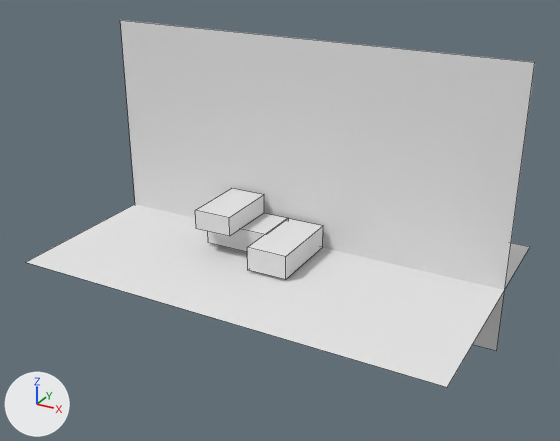
An edit to the Blender file cw1/blender/project.blend, drawn before and after from the same camera.
The view is the same before and after, from a camera (50 mm lens) standing at (4.15, -7.48, 4.19) and looking at (0.42, -0.7, 0.79). Arrows for +X, +Y and +Z are at lower left; the lights stay in place. Mesh edges are drawn as thin lines.

In view in the first picture: '23box', 'backg', 'floor', 'greenbox', 'micbox'.
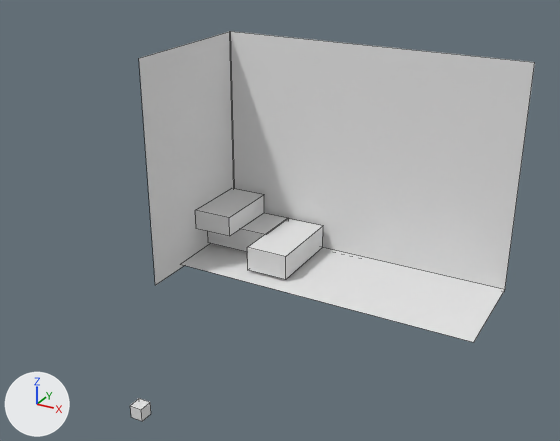
Patch to the scene script:
```diff
--- a/cw1/blender/project.blend.py
+++ b/cw1/blender/project.blend.py
@@ mat_grey_001 @@
+mat_grey_001 = diffuse_material('GREY.001')
+mat_grey_001.base_color = (0.8, 0.8, 0.8)  # white #e7e7e7
@@ me_plane @@
 me_plane.from_pydata(...)  # 4 vertices, 1 face; spans x -1.78..3.41, y -1.33..2.01, z 0.0
 # used by ob_floor; location = (-0.732, -0.344, 0.008)
-me_plane.vertices[0].co = (-1.78, -1.33, 0.0)  # pixel (25, 262)
-me_plane.vertices[1].co = (3.41, -1.33, 0.0)  # pixel (447, 387)
-me_plane.vertices[2].co = (-1.78, 2.01, 0.0)
-me_plane.vertices[3].co = (3.41, 2.01, 0.0)  # pixel (530, 246)
+# me_plane part 1
+me_plane.vertices[0].co = (-0.13, -0.48, 0.0)  # pixel (180, 264)
+me_plane.vertices[1].co = (3.41, -0.48, 0.0)  # pixel (473, 342)
+me_plane.vertices[2].co = (-0.13, 0.76, 0.0)
+me_plane.vertices[3].co = (3.41, 0.76, 0.0)  # pixel (505, 289)
 me_plane.materials.append(mat_grey)
@@ me_plane_001 @@
 me_plane_001.from_pydata(...)  # 4 vertices, 1 face; spans x -1.78..3.41, y -1.33..2.01, z 0.0
 # used by ob_backg; location = (-0.732, 0.4, 0.537); rotation_euler = (1.571, 0.0, 0.0), in degrees (90, 0, 0)
-me_plane_001.vertices[0].co = (-1.78, -1.33, 0.0)
-me_plane_001.vertices[1].co = (3.41, -1.33, 0.0)  # pixel (496, 350)
-me_plane_001.vertices[2].co = (-1.78, 2.01, 0.0)  # pixel (120, 20)
+# me_plane_001 part 2
+me_plane_001.vertices[0].co = (-0.13, -0.55, 0.0)
+me_plane_001.vertices[1].co = (3.41, -0.55, 0.0)  # pixel (504, 291)
+me_plane_001.vertices[2].co = (-0.13, 2.01, 0.0)  # pixel (229, 31)
 me_plane_001.materials.append(mat_grey)
@@ me_plane_002 @@
+me_plane_002.from_pydata([(-0.13, 0.28, 0.0), (2.46, 0.28, 0.0), (-0.13, 2.01, 0.0), (2.46, 2.01, 0.0)], [], [(0, 1, 3, 2)])
+me_plane_002.materials.append(mat_grey_001)  # white #e7e7e7
@@ me_cube_005 @@
+me_cube_005.from_pydata(...)  # a box spanning x -1.0..1.0, y -1.0..1.0, z -1.0..1.0
@@ ob_leftside @@
+ob_leftside = bpy.data.objects.new('leftside', me_plane_002)
+ob_leftside.location = (-0.858, -1.593, 0.08)
+ob_leftside.rotation_euler = (0.0, -1.571, 0.0)  # degrees (0, -90, 0)
@@ ob_dummy_spotlight @@
+ob_dummy_spotlight = bpy.data.objects.new('dummy_spotlight', me_cube_005)
+ob_dummy_spotlight.location = (0.491, -3.291, 0.041)
+ob_dummy_spotlight.scale = (0.06, 0.06, 0.06)
```

Boxes [x1, y1, x2, y2] around the edits, measured in the pictures (560 x 441 px):
'backg', reshaped (26% narrower, 21% shorter): before [120, 20, 535, 351]; after [230, 31, 535, 292]
'floor', reshaped (36% narrower, 46% shorter): before [26, 204, 530, 387]; after [181, 244, 504, 342]
'leftside', added: after [139, 31, 234, 285]
'dummy_spotlight', added: after [130, 398, 151, 421]
